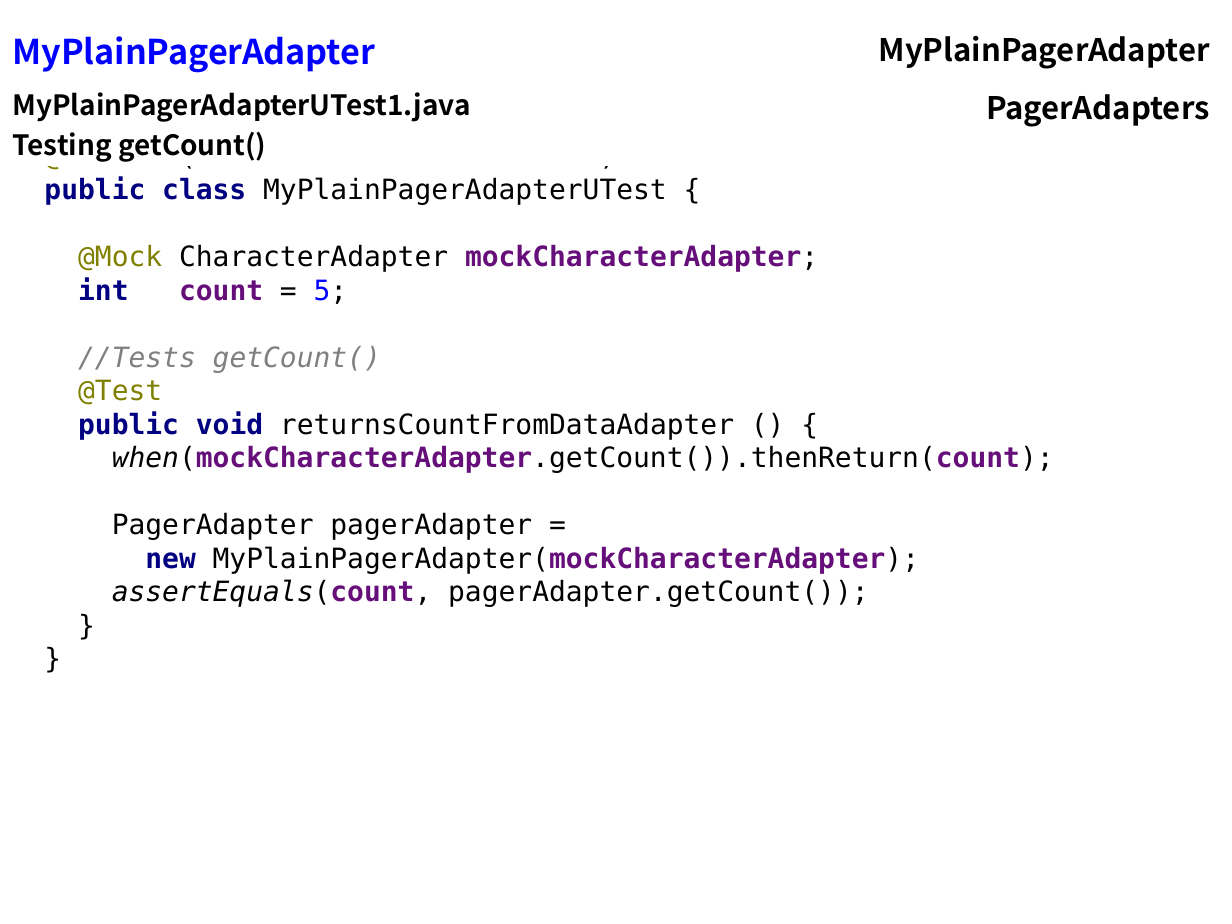
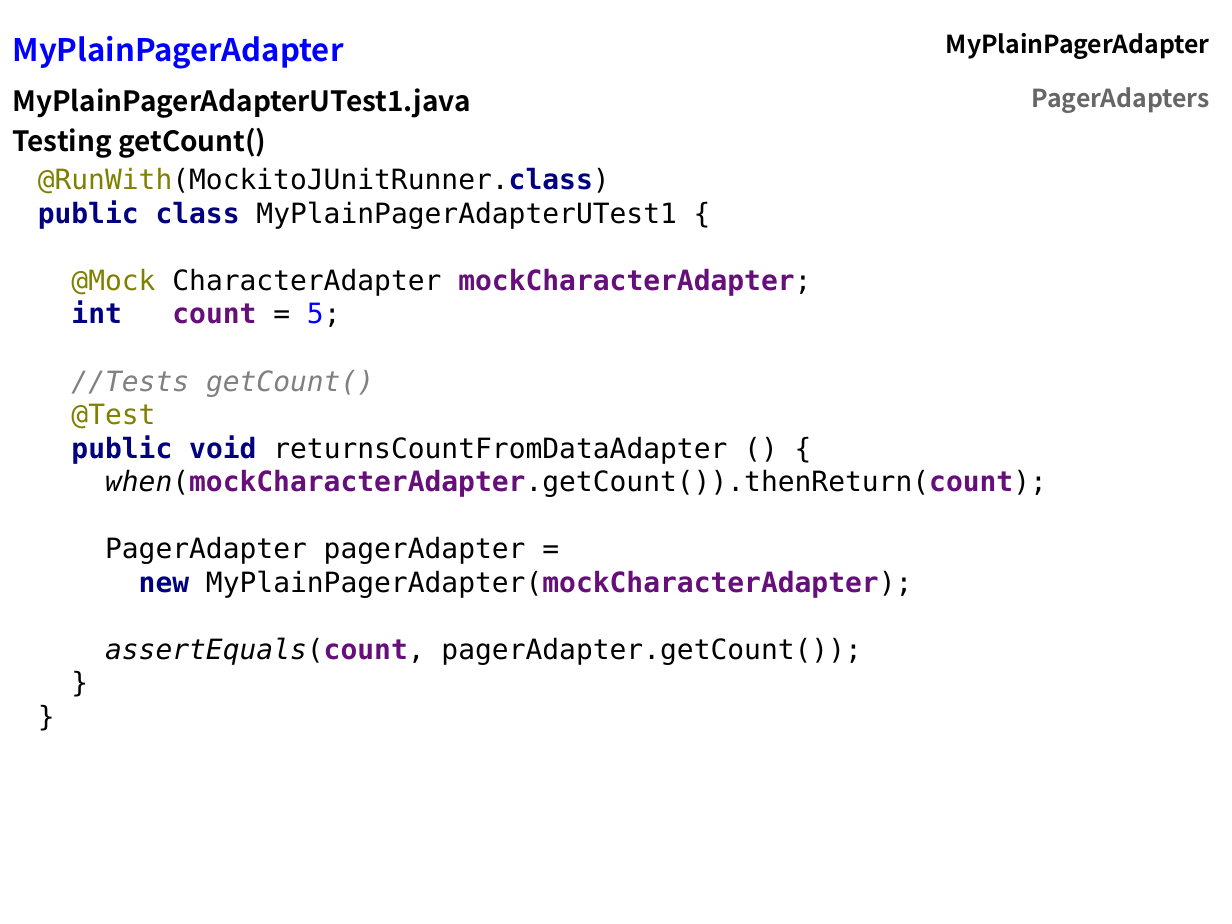
Before and after one commit to flocela/PagerAdaptersHandouts, a slide deck: slide 17 of PagerAdapterPresentation.odp (slide 18 before the commit). Drawn at 1232x924 pixels with LibreOffice and Linux fonts; fonts in the diff are those of the drawing. Boxes give left, top, right and bottom in pixels: in the first picture for what was removed or moved away, otherwise in the second. Text is boxed around its words. In the diff, an @@ line names an element or a change of style, - is before the commit and + after.

```diff
--- a/PagerAdapterPresentation.odp
+++ b/PagerAdapterPresentation.odp
@@ table at (1,19,1221,232) @@
@@ size 22 to 20 pt in "MyPlainPagerAdapter" @@
@@ size 20 to 16 pt in "MyPlainPagerAdapter", "PagerAdapters" @@
@@ text colour #000000 to #666666 in "PagerAdapters" @@
@@ text "@RunWith(MockitoJUnitRunner.class) public class MyPlainPager ...": place and size @@
-text "@RunWith(MockitoJUnitRunner.class) public class MyPlainPager ..." at (44,143,1054,607)
+text "@RunWith(MockitoJUnitRunner.class) public class MyPlainPager ..." at (38,167,1047,664)
@@ text at (38,167,1047,664): text changed @@
-@RunWith(MockitoJUnitRunner.class)
-public class MyPlainPagerAdapterUTest {
-@Mock CharacterAdapter mockCharacterAdapter;
-int count = 5;
-//Tests getCount()
-@Test
-public void returnsCountFromDataAdapter () {
-when(mockCharacterAdapter.getCount()).thenReturn(count);
-PagerAdapter pagerAdapter =
-new MyPlainPagerAdapter(mockCharacterAdapter);
-assertEquals(count, pagerAdapter.getCount());
-}
+@RunWith(MockitoJUnitRunner.class)
+public class MyPlainPagerAdapterUTest1 {
+@Mock CharacterAdapter mockCharacterAdapter;
+int count = 5;
+//Tests getCount()
+@Test
+public void returnsCountFromDataAdapter () {
+when(mockCharacterAdapter.getCount()).thenReturn(count);
+PagerAdapter pagerAdapter =
+new MyPlainPagerAdapter(mockCharacterAdapter);
+assertEquals(count, pagerAdapter.getCount());
+}
```
Also in this commit, not shown: 20 other slides changed, 13 slides added, 4 slides removed, 1 other file.
